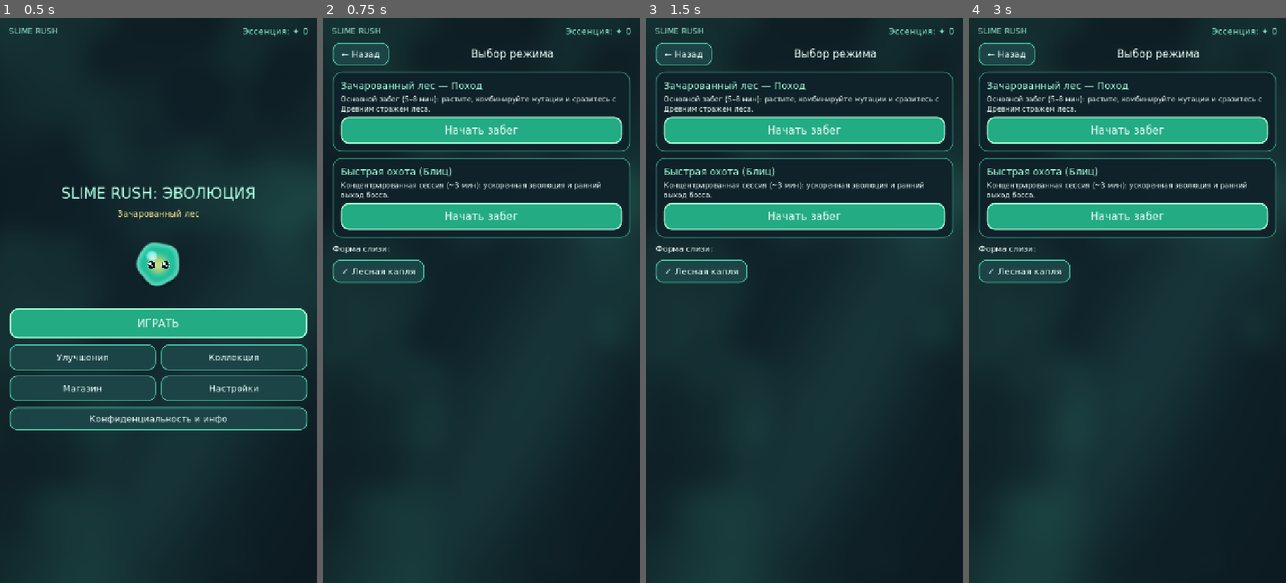
Above: before the commit, frames 1-4 (left to right).
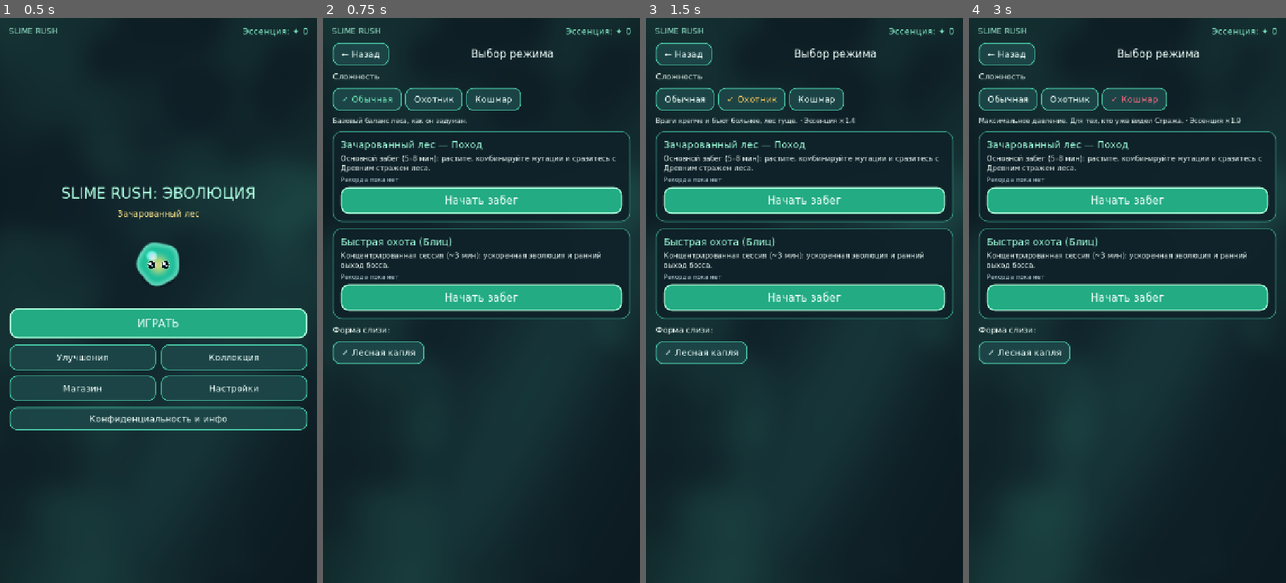
Above: after the commit, the same moments.

Repository: Turpalitto/Smush
Game: Godot game, scene res://scenes/Main.tscn
Same seed, same stepped clock (60 frames per second), same inputs: the game is played once before the commit and once after it.
Inputs (mouse positions are in pixels of both pictures, inside the frame that each line leads up to):
- Up to frame 1 (0.5 s): no input
- Up to frame 2 (0.75 s): click "ИГРАТЬ" at 0.5 s
- Up to frame 3 (1.5 s): click (756, 97) at 1.25 s, where only the run after the commit has a clickable "Охотник"
- Up to frame 4 (3 s): click (1007, 97) at 2 s, where only the run after the commit has a clickable "Обычная"; click (1140, 97) at 2.75 s, where only the run after the commit has a clickable "Кошмар"

Frame 1 is identical in both runs. In frame 2, 23% of the frame differs, in the area x 2-98%, y 9-62%; in frame 3, 23%; in frame 4, 23%.

Commit message:
feat(ui): difficulty selector, personal bests and record line on results
- Mode select gains a difficulty row (checkmark + per-difficulty accent),
  the description of the selected one, the essence bonus when it is not
  ×1.0, and the personal best for that mode on that difficulty.
- The result screen shows the difficulty when it is not the default, the
  previous best time, and NEW RECORD / mass record lines in gold when the
  run beat a personal best. Records are committed with the essence reward,
  so on a defeat screen that still offers a revive the panel falls back to
  the stored best instead of claiming a new record.
- The 'ads are offline' placeholder is now limited to platforms that can
  actually serve rewarded ads and to the case where no placement is
  obtainable. On desktop, where no ad backend exists at all, it was a
  permanent dead line under the result card.

Localization covers every new key in both RU and EN.

Diff:
--- a/resources/localization/en.json
+++ b/resources/localization/en.json
@@ -59,6 +59,10 @@
     "result.defeat": "Slime Dispersed...",
     "result.stats": "Time: {time}  |  Peak Mass: {mass}\nAbsorbed: {absorbed}  |  Mutations: {mutations}",
     "result.essence_earned": "Essence Earned: +{essence}",
+    "result.difficulty": "Difficulty: {name}",
+    "result.record_line": "Best time: {time}",
+    "result.new_record": "★ NEW RECORD ★",
+    "result.new_best_mass": "★ Mass record: {mass} ★",
     "result.revive_ad": "Revive Once (Rewarded Ad)",
     "result.double_ad": "Double Reward x2 (Rewarded Ad)",
     "result.double_claimed": "Reward Doubled!",
@@ -205,6 +209,21 @@
     "ach.mass_titan.name": "Forest Behemoth",
     "ach.mass_titan.desc": "Reach 60 mass in a single run.",
     "ach.defeat_guardian.name": "Lord of the Grove",
-    "ach.defeat_guardian.desc": "Defeat the Ancient Forest Guardian."
+    "ach.defeat_guardian.desc": "Defeat the Ancient Forest Guardian.",
+    "ach.hunter_clear.name": "Guardian Hunter",
+    "ach.hunter_clear.desc": "Defeat the Ancient Guardian on Hunter difficulty.",
+    "ach.nightmare_clear.name": "Forest Nightmare",
+    "ach.nightmare_clear.desc": "Defeat the Ancient Guardian on Nightmare difficulty.",
+
+    "difficulty.title": "Difficulty",
+    "difficulty.normal.name": "Normal",
+    "difficulty.normal.desc": "The forest's baseline balance, as designed.",
+    "difficulty.hunter.name": "Hunter",
+    "difficulty.hunter.desc": "Tougher, harder-hitting enemies and a denser forest.",
+    "difficulty.nightmare.name": "Nightmare",
+    "difficulty.nightmare.desc": "Maximum pressure. For those who have already met the Guardian.",
+    "difficulty.essence_bonus": "Essence {mult}",
+    "difficulty.record_line": "Best: {time} · mass {mass}",
+    "difficulty.no_record": "No record yet"
   }
 }
--- a/resources/localization/ru.json
+++ b/resources/localization/ru.json
@@ -59,6 +59,10 @@
     "result.defeat": "Слизь рассеялась...",
     "result.stats": "Время: {time}  |  Пик массы: {mass}\nПоглощено: {absorbed}  |  Мутаций: {mutations}",
     "result.essence_earned": "Добыто эссенции: +{essence}",
+    "result.difficulty": "Сложность: {name}",
+    "result.record_line": "Лучшее время: {time}",
+    "result.new_record": "★ НОВЫЙ РЕКОРД ★",
+    "result.new_best_mass": "★ Рекорд массы: {mass} ★",
     "result.revive_ad": "Возродиться (1 раз за забег — Реклама)",
     "result.double_ad": "Удвоить награду x2 (Реклама)",
     "result.double_claimed": "Награда удвоена!",
@@ -205,6 +209,21 @@
     "ach.mass_titan.name": "Лесной исполин",
     "ach.mass_titan.desc": "Достигните массы 60 в одном забеге.",
     "ach.defeat_guardian.name": "Владыка чащи",
-    "ach.defeat_guardian.desc": "Одолейте Древнего стража леса."
+    "ach.defeat_guardian.desc": "Одолейте Древнего стража леса.",
+    "ach.hunter_clear.name": "Охотник на стража",
+    "ach.hunter_clear.desc": "Победите Древнего стража на сложности «Охотник».",
+    "ach.nightmare_clear.name": "Кошмар леса",
+    "ach.nightmare_clear.desc": "Победите Древнего стража на сложности «Кошмар».",
+
+    "difficulty.title": "Сложность",
+    "difficulty.normal.name": "Обычная",
+    "difficulty.normal.desc": "Базовый баланс леса, как он задуман.",
+    "difficulty.hunter.name": "Охотник",
+    "difficulty.hunter.desc": "Враги крепче и бьют больнее, лес гуще.",
+    "difficulty.nightmare.name": "Кошмар",
+    "difficulty.nightmare.desc": "Максимальное давление. Для тех, кто уже видел Стража.",
+    "difficulty.essence_bonus": "Эссенция {mult}",
+    "difficulty.record_line": "Рекорд: {time} · масса {mass}",
+    "difficulty.no_record": "Рекорда пока нет"
   }
 }
--- a/systems/AdService.gd
+++ b/systems/AdService.gd
@@ -105,6 +105,24 @@
 		Analytics.track("rewarded_ad_offered", {"placement": placement})
 
 
+func any_placement_available() -> bool:
+	## True when the SDK could serve at least one rewarded ad right now, ignoring
+	## per-run caps. Used by the UI to avoid showing an "ad unavailable" placeholder
+	## when the placements are simply used up for this run.
+	if _adapter == null:
+		return false
+	for placement in RUN_CAPS.keys():
+		if bool(_adapter.call("is_available", placement)):
+			return true
+	return false
+
+
+func platform_supports_ads() -> bool:
+	## Desktop and web exports ship without a rewarded-ad backend, so an "ads are
+	## offline" line there would be a permanent dead placeholder on the result screen.
+	return OS.get_name() in ["Android", "iOS"]
+
+
 func request_rewarded_ad(placement: String, on_done: Callable) -> void:
 	if not _pending_token.is_empty():
 		on_done.call(false, "ad_already_pending")
--- a/ui/MenuScreens.gd
+++ b/ui/MenuScreens.gd
@@ -111,6 +111,15 @@
 			_build_shop_page()
 		Page.PRIVACY:
 			_build_privacy_page()
+
+
+func _format_multiplier(mult: float) -> String:
+	return "×%.1f" % mult
+
+
+func _format_time(seconds: float) -> String:
+	var total := int(maxf(0.0, seconds))
+	return "%02d:%02d" % [total / 60, total % 60]
 
 
 func _make_header_with_back(title_text: String) -> HBoxContainer:
@@ -220,6 +229,46 @@
 	_page_container.add_child(vb)
 	vb.add_child(_make_header_with_back(Loc.t("mode.title")))
 
+	var cur_diff := SaveData.get_difficulty_id()
+	var diff_cfg: Dictionary = ConfigDB.get_difficulty(cur_diff)
+
+	# --- Difficulty selector ---
+	var diff_lbl := Label.new()
+	diff_lbl.text = Loc.t("difficulty.title")
+	diff_lbl.add_theme_font_size_override("font_size", 18)
+	vb.add_child(diff_lbl)
+
+	var diff_row := HFlowContainer.new()
+	diff_row.add_theme_constant_override("h_separation", 8)
+	diff_row.add_theme_constant_override("v_separation", 8)
+	vb.add_child(diff_row)
+
+	for did in ConfigDB.difficulty_order:
+		var dcfg: Dictionary = ConfigDB.difficulties[did]
+		var dname := Loc.t(str(dcfg.get("name_key", did)))
+		var db := Button.new()
+		db.text = ("✓ " + dname) if did == cur_diff else dname
+		db.custom_minimum_size = Vector2(0, 44)
+		if did == cur_diff:
+			db.add_theme_color_override("font_color", Color(str(dcfg.get("accent", "#6fe3b6"))))
+		db.pressed.connect(func() -> void:
+			Audio.play_sfx("button_click")
+			SaveData.set_difficulty(str(did))
+			show_page(Page.MODE_SELECT)
+		)
+		diff_row.add_child(db)
+
+	var diff_desc := Label.new()
+	diff_desc.autowrap_mode = TextServer.AUTOWRAP_WORD_SMART
+	diff_desc.add_theme_font_size_override("font_size", 15)
+	var desc_text := Loc.t(str(diff_cfg.get("desc_key", "")))
+	# "Essence ×1.0" on the default difficulty is noise; only advertise a real bonus.
+	var essence_mult := float(diff_cfg.get("essence_mult", 1.0))
+	if essence_mult > 1.0:
+		desc_text += " · " + Loc.t("difficulty.essence_bonus", {"mult": _format_multiplier(essence_mult)})
+	diff_desc.text = desc_text
+	vb.add_child(diff_desc)
+
 	for mode_info in [
 		["standard", "mode.standard.name", "mode.standard.desc"],
 		["quick", "mode.quick.name", "mode.quick.desc"]
@@ -242,6 +291,20 @@
 		mdesc.autowrap_mode = TextServer.AUTOWRAP_WORD_SMART
 		mdesc.add_theme_font_size_override("font_size", 16)
 		cv.add_child(mdesc)
+
+		# Personal best for this mode on the currently selected difficulty.
+		var rec := SaveData.get_record(mid, cur_diff)
+		var rec_lbl := Label.new()
+		rec_lbl.add_theme_font_size_override("font_size", 14)
+		rec_lbl.add_theme_color_override("font_color", Color(0.72, 0.83, 0.87))
+		if float(rec.get("best_time", 0.0)) > 0.0:
+			rec_lbl.text = Loc.t("difficulty.record_line", {
+				"time": _format_time(float(rec["best_time"])),
+				"mass": str(int(round(float(rec["best_mass"]))))
+			})
+		else:
+			rec_lbl.text = Loc.t("difficulty.no_record")
+		cv.add_child(rec_lbl)
 
 		var start_btn := Button.new()
 		start_btn.text = Loc.t("mode.start_btn")
--- a/ui/OverlaysController.gd
+++ b/ui/OverlaysController.gd
@@ -21,6 +21,8 @@
 var _result_title: Label
 var _result_stats: Label
 var _result_essence: Label
+var _result_difficulty: Label
+var _result_record: Label
 var _revive_btn: Button
 var _double_btn: Button
 var _ad_status_lbl: Label
@@ -172,6 +174,18 @@
 	_result_essence.add_theme_color_override("font_color", Color(0.55, 1.0, 0.82))
 	vb.add_child(_result_essence)
 
+	_result_difficulty = Label.new()
+	_result_difficulty.horizontal_alignment = HORIZONTAL_ALIGNMENT_CENTER
+	_result_difficulty.add_theme_font_size_override("font_size", 15)
+	_result_difficulty.add_theme_color_override("font_color", Color(0.72, 0.83, 0.87))
+	vb.add_child(_result_difficulty)
+
+	_result_record = Label.new()
+	_result_record.horizontal_alignment = HORIZONTAL_ALIGNMENT_CENTER
+	_result_record.autowrap_mode = TextServer.AUTOWRAP_WORD_SMART
+	_result_record.add_theme_font_size_override("font_size", 16)
+	vb.add_child(_result_record)
+
 	_revive_btn = Button.new()
 	_revive_btn.custom_minimum_size = Vector2(0, 56)
 	UIThemeBuilder.style_primary_cta(_revive_btn)
@@ -281,6 +295,7 @@
 		"mutations": str(sum.get("mutations_count", 0))
 	})
 	_result_essence.text = Loc.t("result.essence_earned", {"essence": str(sum.get("final_essence", 0))})
+	_refresh_result_record(sum)
 
 	var can_rev: bool = bool(sum.get("can_revive", false)) and Ads.can_offer(Ads.PLACEMENT_REVIVE)
 	_revive_btn.visible = (not victory) and can_rev
@@ -291,9 +306,49 @@
 	_double_btn.disabled = (arena != null and arena.reward_doubled)
 	_double_btn.text = Loc.t("result.double_claimed") if (arena != null and arena.reward_doubled) else Loc.t("result.double_ad")
 
-	_ad_status_lbl.visible = (not can_rev and not can_dbl and (arena == null or not arena.reward_doubled))
+	# Only claim "ads are offline" on a platform that can actually serve them, and only
+	# when none of the placements is obtainable. Desktop builds have no ad backend at
+	# all, so the line there would be permanent noise under the result card.
+	_ad_status_lbl.visible = (not can_rev and not can_dbl and (arena == null or not arena.reward_doubled)
+		and Ads.platform_supports_ads() and not Ads.any_placement_available())
 	_ad_status_lbl.text = Loc.t("result.ad_unavailable")
 
 	_again_btn.text = Loc.t("result.play_again")
 	_upgrades_btn.text = Loc.t("result.to_upgrades")
 	_menu_btn.text = Loc.t("result.to_menu")
+
+
+func _format_run_time(seconds: float) -> String:
+	var total := int(maxf(0.0, seconds))
+	return "%02d:%02d" % [total / 60, total % 60]
+
+
+func _refresh_result_record(sum: Dictionary) -> void:
+	## Records are committed together with the essence reward, so on a defeat screen
+	## (revive still offered) the fresh record is not in the summary yet — fall back to
+	## the stored personal best and simply do not claim a new record.
+	var diff_id := str(sum.get("difficulty", SaveData.get_difficulty_id()))
+	var dcfg: Dictionary = ConfigDB.get_difficulty(diff_id)
+	var is_custom_diff := diff_id != ConfigDB.get_default_difficulty_id()
+	_result_difficulty.visible = is_custom_diff
+	_result_difficulty.text = Loc.t("result.difficulty", {"name": Loc.t(str(dcfg.get("name_key", diff_id)))})
+
+	var rec: Dictionary = {}
+	if typeof(sum.get("record")) == TYPE_DICTIONARY:
+		rec = sum["record"]
+	var new_time := bool(rec.get("is_new_best_time", false))
+	var new_mass := bool(rec.get("is_new_best_mass", false))
+	if rec.is_empty():
+		var prev: Dictionary = SaveData.get_record(str(sum.get("mode", "standard")), diff_id)
+		rec = {"best_time": prev.get("best_time", 0.0), "best_mass": prev.get("best_mass", 0.0)}
+
+	var parts: Array[String] = []
+	if new_time:
+		parts.append(Loc.t("result.new_record"))
+	elif float(rec.get("best_time", 0.0)) > 0.0:
+		parts.append(Loc.t("result.record_line", {"time": _format_run_time(float(rec["best_time"]))}))
+	if new_mass:
+		parts.append(Loc.t("result.new_best_mass", {"mass": str(int(round(float(rec.get("best_mass", 0.0)))))}))
+	_result_record.text = "\n".join(parts)
+	_result_record.visible = not parts.is_empty()
+	_result_record.add_theme_color_override("font_color", Color(1.0, 0.86, 0.40) if (new_time or new_mass) else Color(0.72, 0.83, 0.87))
